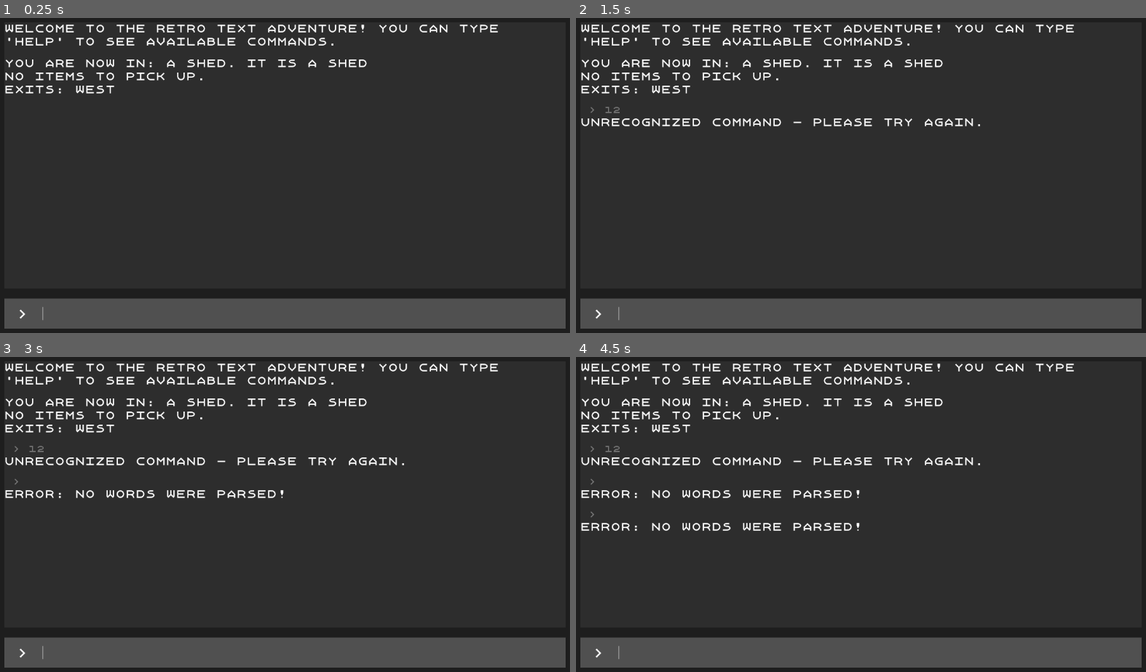
Above: before the commit, frames 1-4 (two rows, left to right).
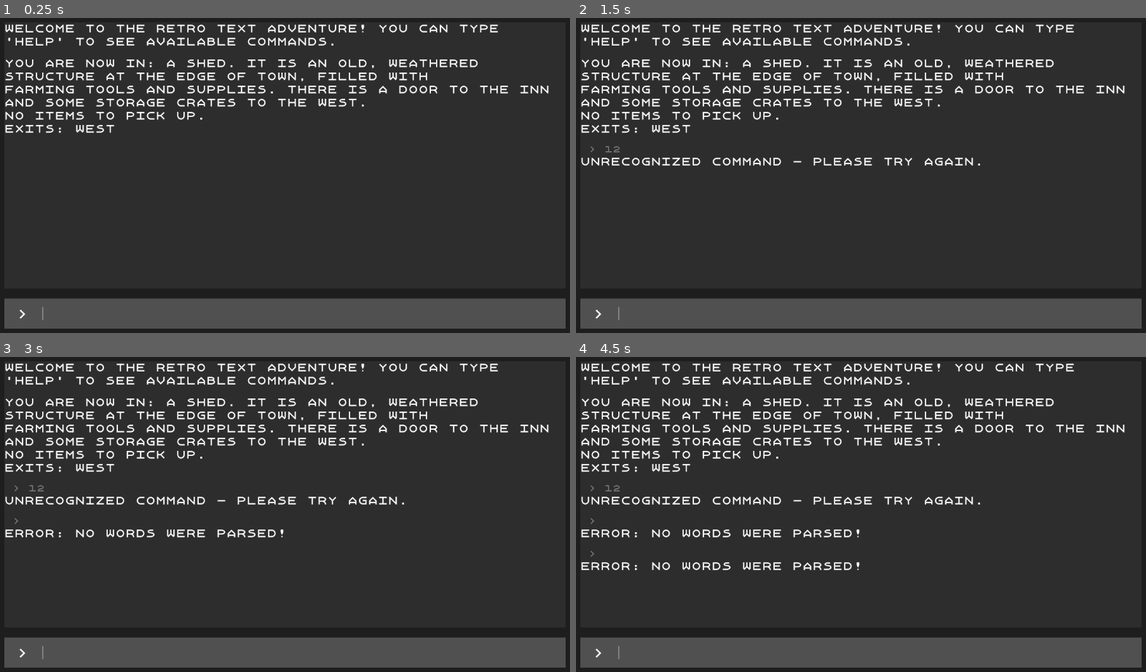
Above: after the commit, the same moments.

Repository: onionbulbperception/text_adventure_by_tutorial
Game: Godot game, scene res://scenes/game.tscn
The game is run twice, just before and just after one commit, with the same random seed, the same clock (stepped at 60 frames per second) and the same inputs.
Inputs (mouse positions are in pixels of both pictures, inside the frame that each line leads up to):
- Up to frame 1 (0.25 s): no input
- Up to frame 2 (1.5 s): click (878, 314) at 0.52 s; type "12" at 0.6 s; tap Enter at 1.25 s
- Up to frame 3 (3 s): tap Space at 2 s; tap Enter at 2.75 s
- Up to frame 4 (4.5 s): tap Space at 3.5 s; tap Enter at 4.25 s

The runs differ from the first frame. In frame 1, 3.2% of the frame differs, in the area x 0-97%, y 13-37%; in frame 2, 4.6%; in frame 3, 5.7%; in frame 4, 6.7%, in the area x 0-97%, y 13-68%.

Commit message:
added a story

Diff:
--- a/icon.svg
+++ /dev/null
@@ -1 +0,0 @@
-<svg xmlns="http://www.w3.org/2000/svg" width="128" height="128"><rect width="124" height="124" x="2" y="2" fill="#363d52" stroke="#212532" stroke-width="4" rx="14"/><g fill="#fff" transform="translate(12.322 12.322)scale(.101)"><path d="M105 673v33q407 354 814 0v-33z"/><path fill="#478cbf" d="m105 673 152 14q12 1 15 14l4 67 132 10 8-61q2-11 15-15h162q13 4 15 15l8 61 132-10 4-67q3-13 15-14l152-14V427q30-39 56-81-35-59-83-108-43 20-82 47-40-37-88-64 7-51 8-102-59-28-123-42-26 43-46 89-49-7-98 0-20-46-46-89-64 14-123 42 1 51 8 102-48 27-88 64-39-27-82-47-48 49-83 108 26 42 56 81zm0 33v39c0 276 813 276 814 0v-39l-134 12-5 69q-2 10-14 13l-162 11q-12 0-16-11l-10-65H446l-10 65q-4 11-16 11l-162-11q-12-3-14-13l-5-69z"/><path d="M483 600c0 34 58 34 58 0v-86c0-34-58-34-58 0z"/><circle cx="725" cy="526" r="90"/><circle cx="299" cy="526" r="90"/></g><g fill="#414042" transform="translate(12.322 12.322)scale(.101)"><circle cx="307" cy="532" r="60"/><circle cx="717" cy="532" r="60"/></g></svg>
--- a/scenes/game.tscn
+++ b/scenes/game.tscn
@@ -40,76 +40,77 @@
 script = ExtResource("3_kjrjv")
 
 [node name="ShedRoom" parent="RoomManager" instance=ExtResource("3_4jirj")]
-offset_left = 1309.0
-offset_top = -192.0
-offset_right = 1709.0
-offset_bottom = -42.0
+offset_left = 1294.0
+offset_top = -262.0
+offset_right = 1694.0
+offset_bottom = -33.0
 room_name = "a shed"
-room_description = "a shed"
+room_description = "An old, weathered structure at the edge of town, filled with
+farming tools and supplies. There is a door to the inn and some storage crates to the west."
 
 [node name="BackOfInnRoom" parent="RoomManager" instance=ExtResource("3_4jirj")]
-offset_left = 793.0
-offset_top = -189.0
-offset_right = 1249.0
-offset_bottom = -39.0
+offset_left = 811.0
+offset_top = -270.0
+offset_right = 1267.0
+offset_bottom = -20.0
 room_name = "the back of the inn"
-room_description = "the back of the inn"
+room_description = "A quieter, more secluded area, used as storage for the inn. There is a door to the north that leads to the inn, and a path that goes to the village square."
 
 [node name="InnsKitchenRoom" parent="RoomManager" instance=ExtResource("3_4jirj")]
-offset_left = 791.0
-offset_top = -386.0
-offset_right = 1247.0
-offset_bottom = -236.0
+offset_left = 803.0
+offset_top = -577.0
+offset_right = 1259.0
+offset_bottom = -285.0
 room_name = "the inn's kitchen"
-room_description = "the inn's kitchen"
+room_description = "The heart of the inn. The cook isn't anuwhere to be found - the room is empty, byt pots  simmer, pans sizzle, and aromas of delicious food fill the air. There is a door on the south wall that seems to go outside, and a door to the north back to the inn proper."
 
 [node name="InnRoom" parent="RoomManager" instance=ExtResource("3_4jirj")]
-offset_left = 789.0
-offset_top = -574.0
-offset_right = 1245.0
-offset_bottom = -424.0
+offset_left = 815.0
+offset_top = -884.0
+offset_right = 1271.0
+offset_bottom = -592.0
 room_name = "the inn"
-room_description = "the inn"
+room_description = "Warm and inviting, the inn boasts a roaring fireplace, long wooden tables, and drunk patrons chugging local ale. The inkeeper is standing behind the bar, waiting to serve customers. The is a door to the kitchen to the south, and a door back to the village square to the west."
 
 [node name="InnDoorRoom" parent="RoomManager" instance=ExtResource("3_4jirj")]
-offset_left = 301.0
-offset_top = -574.0
-offset_right = 757.0
-offset_bottom = -424.0
+offset_left = 332.0
+offset_top = -880.0
+offset_right = 788.0
+offset_bottom = -714.0
 room_name = "the inn door"
-room_description = "the inn door"
+room_description = "A creaky wooden entrance to the inn, filled with  laughter and clinking glasses. A sign outside says \"The Happy Chungus\""
 
 [node name="VillageSquareRoom" parent="RoomManager" instance=ExtResource("3_4jirj")]
-offset_left = -179.0
-offset_top = -576.0
-offset_right = 277.0
-offset_bottom = -426.0
+offset_left = -160.0
+offset_top = -884.0
+offset_right = 296.0
+offset_bottom = -676.0
 room_name = "the village square"
-room_description = "the village square"
+room_description = "The main square of the village, lined with quaint houses. To the south is the shed and back of the inn. The main inn door is to the east, and there is a field to the west."
 
 [node name="FieldRoom" parent="RoomManager" instance=ExtResource("3_4jirj")]
-offset_left = -648.0
-offset_top = -581.0
-offset_right = -192.0
-offset_bottom = -431.0
+offset_left = -673.0
+offset_top = -882.0
+offset_right = -217.0
+offset_bottom = -732.0
 room_name = "a field"
-room_description = "a field"
+room_description = "A vast expanse of open land next to the village. The village is back to the east."
 
 [node name="TownGateRoom" parent="RoomManager" instance=ExtResource("3_4jirj")]
-offset_left = -177.0
-offset_top = -774.0
-offset_right = 279.0
-offset_bottom = -624.0
+offset_left = -171.0
+offset_top = -1173.0
+offset_right = 285.0
+offset_bottom = -923.0
 room_name = "the town gate"
-room_description = "the town gate"
+room_description = "The main entrance to the village, guarded by towering stone walls. It leads out to the forest to the north. A guard stands nearby a sturdy wooden gate watching everyone who comes by. The village is back toward the south."
 
 [node name="ForestRoom" parent="RoomManager" instance=ExtResource("3_4jirj")]
-offset_left = -182.0
-offset_top = -952.0
-offset_right = 274.0
-offset_bottom = -802.0
+offset_left = -166.0
+offset_top = -1498.0
+offset_right = 290.0
+offset_bottom = -1227.0
 room_name = "the forest"
-room_description = "the forest"
+room_description = "A dense, mysterious woodland filled with ancient trees and  hidden paths. Whispers of adventure echo through its depths. But... Congratulations! You've made it out of the town... Your journey may continue in the future!"
 
 [node name="Background" type="PanelContainer" parent="."]
 layout_mode = 1
Not shown, removed: icon.svg.import
